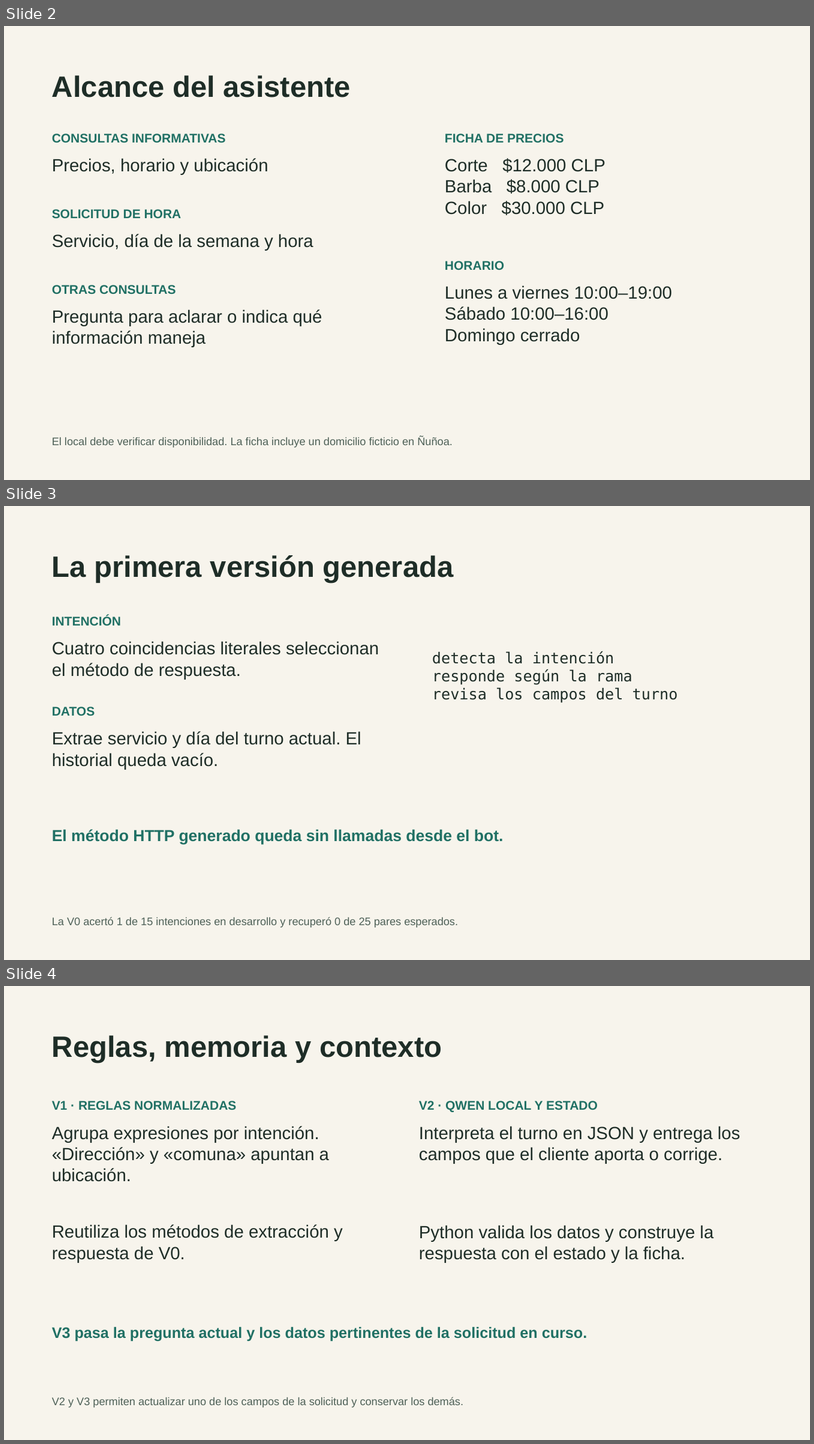
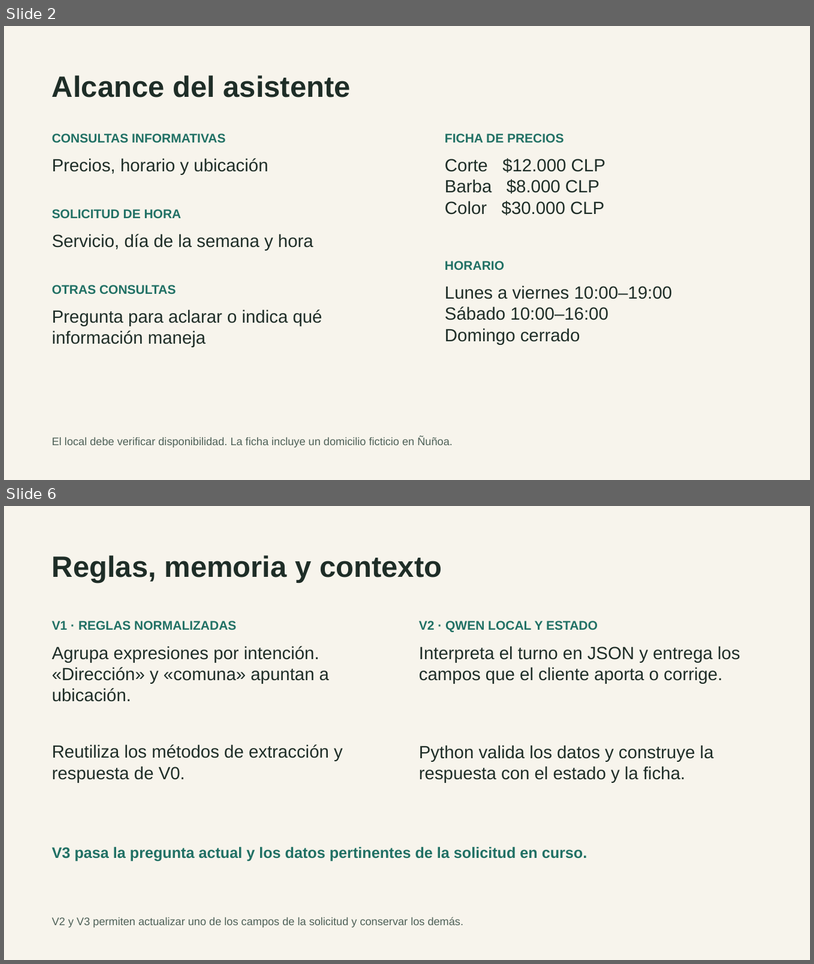
Before and after one commit to skratttt/langchi-peluqueria, a slide deck: presentacion/Defensa_LangChi.pptx. Shown one above the other, each under a label of ours: slides 2, 3 and 4 before the commit, slides 2 and 6 after it; the slides between them are not shown. The pictures are 814x1444 and 814x964 pixels, drawn with LibreOffice and Linux fonts; fonts in the diff are those of the drawing. Boxes give left, top, right and bottom in pixels: in the first picture for what was removed or moved away, otherwise in the second. Text is boxed around its words. In the diff, an @@ line names an element or a change of style, - is before the commit and + after.

```diff
--- a/presentacion/Defensa_LangChi.pptx
+++ b/presentacion/Defensa_LangChi.pptx
@@ slide 3 removed at <box>4,506,810,960</box>, background #F7F4EC @@
@@ text removed at <box>52,555,454,583</box> @@
-La primera versión generada
@@ text removed at <box>52,615,121,625</box> @@
-INTENCIÓN
@@ text removed at <box>52,641,379,679</box> @@
-Cuatro coincidencias literales seleccionan el método de respuesta.
@@ text removed at <box>432,651,678,703</box> @@
-detecta la intención
-responde según la rama
-revisa los campos del turno
@@ text removed at <box>52,706,95,716</box> @@
-DATOS
@@ text removed at <box>52,731,362,769</box> @@
-Extrae servicio y día del turno actual. El historial queda vacío.
@@ text removed at <box>52,829,504,844</box> @@
-El método HTTP generado queda sin llamadas desde el bot.
@@ text removed at <box>52,916,458,927</box> @@
-La V0 acertó 1 de 15 intenciones en desarrollo y recuperó 0 de 25 pares esperados.
@@ what was slide 4 is now slide 6 @@
```
Also in this commit, not shown: 1 slide changed, 13 slides added, 1 other file.
